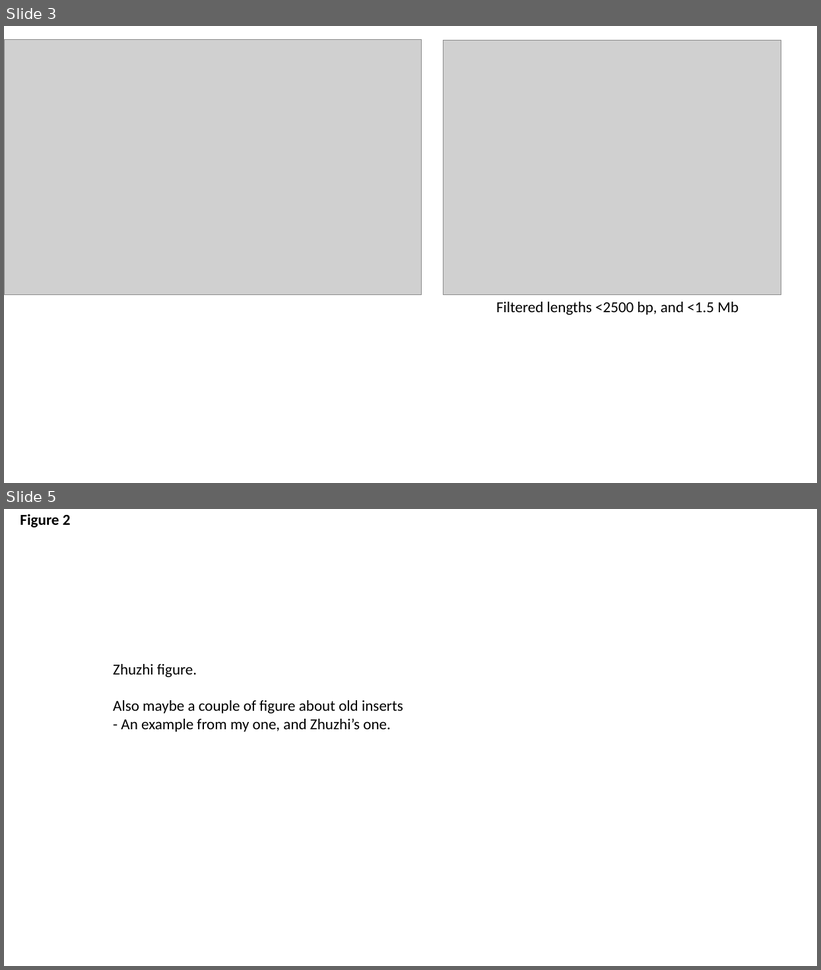
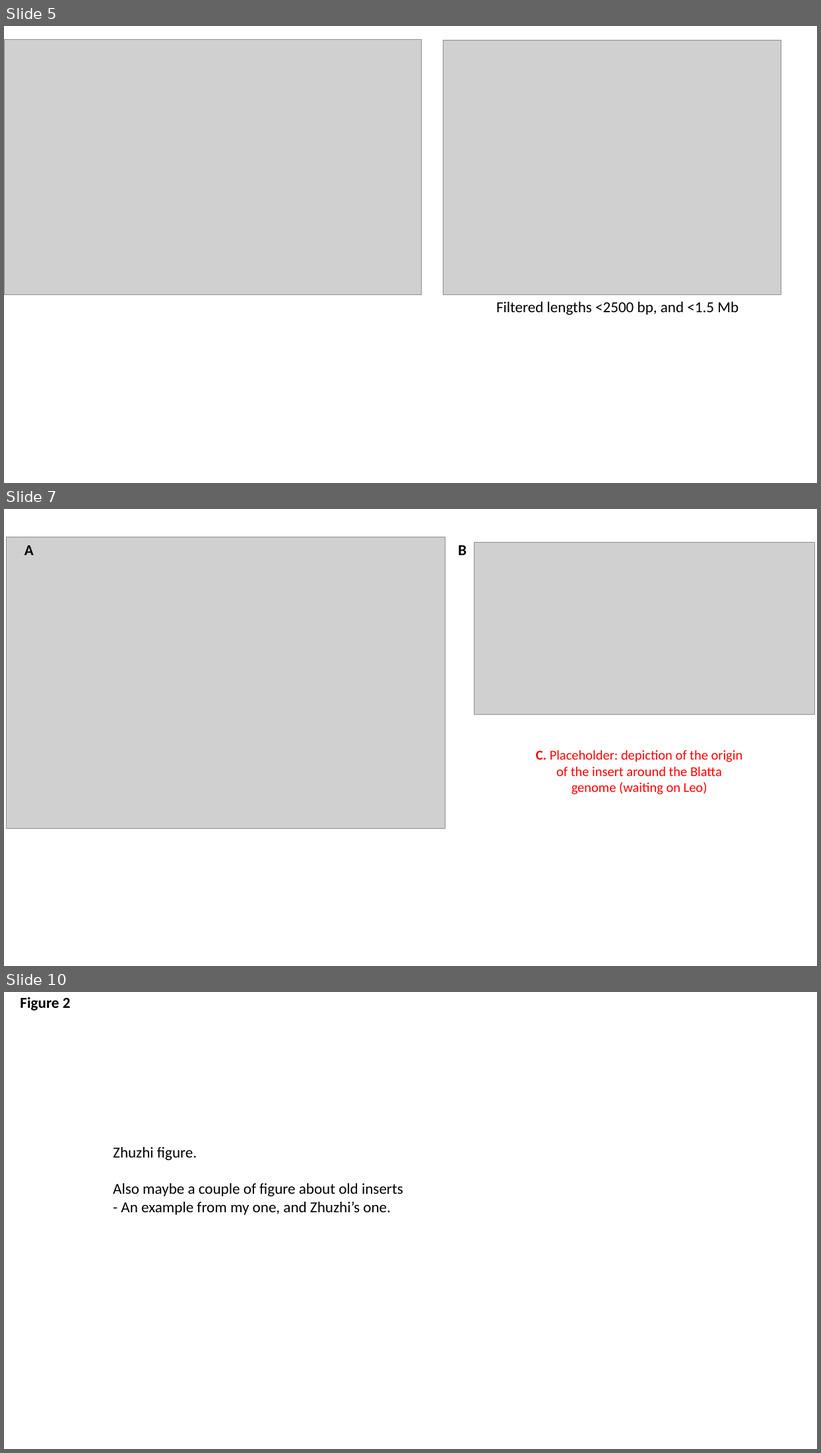
Before and after one commit to MEEP-projects/HGT_pipeline, a slide deck: manuscript/Figures/Blattabacterium HGT_figures-working.pptx. Shown one above the other, each under a label of ours: slides 3 and 5 before the commit, slides 5, 7 and 10 after it; the slides between them are not shown. The pictures are 821x970 and 821x1453 pixels, drawn with LibreOffice and Linux fonts; fonts in the diff are those of the drawing; grey boxes stand for pictures. Boxes give left, top, right and bottom in pixels: in the first picture for what was removed or moved away, otherwise in the second. Text is boxed around its words. In the diff, an @@ line names an element or a change of style, - is before the commit and + after.

```diff
--- a/manuscript/Figures/Blattabacterium HGT_figures-working.pptx
+++ b/manuscript/Figures/Blattabacterium HGT_figures-working.pptx
@@ slide 7 added at [4, 509, 817, 966], background #FFFFFF @@
@@ picture added at [7, 537, 446, 829] @@
@@ text added at [24, 545, 34, 555], 18 pt, text #000000, bold @@
+A
@@ text added at [458, 545, 467, 555], 18 pt, text #000000, bold @@
+B
@@ picture added at [475, 542, 814, 714] @@
@@ text added at [536, 750, 743, 795], 16 pt, text #FF0000 @@
+C. Placeholder: depiction of the origin of the insert around the Blatta genome (waiting on Leo)
@@ what was slide 3 is now slide 5 @@
@@ what was slide 5 is now slide 10 @@
```
Also in this commit, not shown: 1 slide changed, 4 other slides added, 5 other files.
